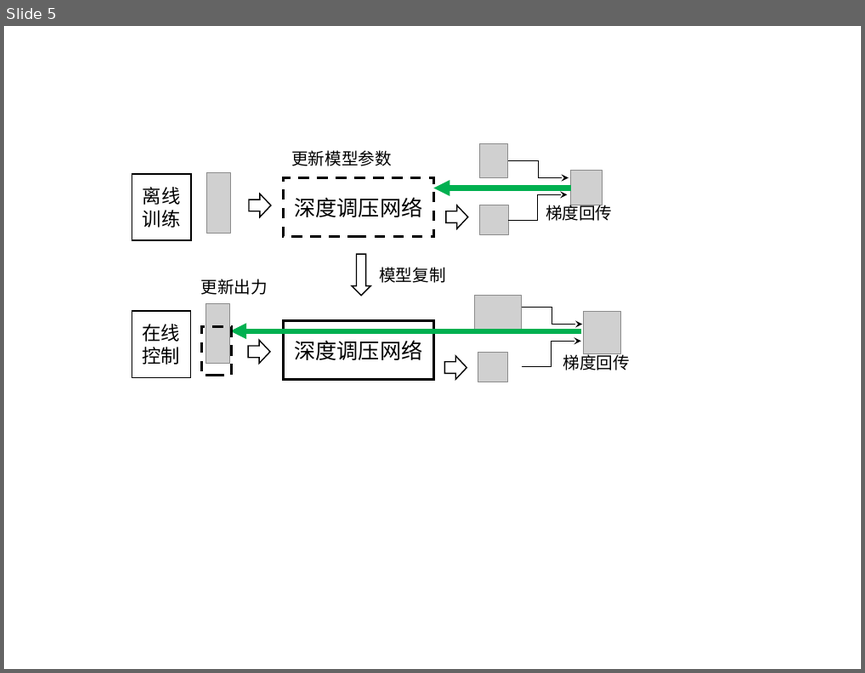
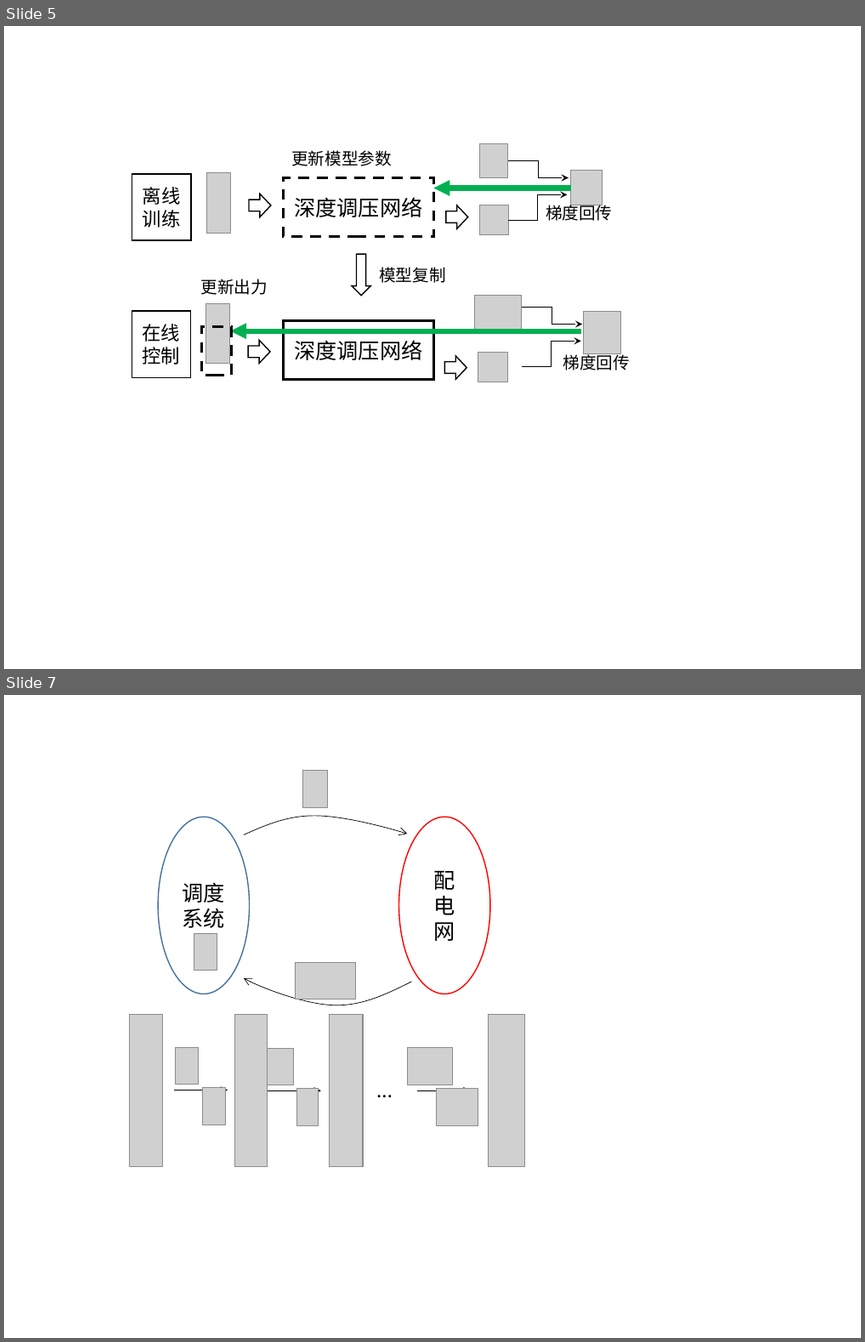
Before and after one commit to zyj0704033/graduate, a slide deck: figures/演示文稿1.pptx. Shown one above the other, each under a label of ours: slide 5 before the commit, slides 5 and 7 after it; the slides between them are not shown. The pictures are 865x673 and 865x1342 pixels, drawn with LibreOffice and Linux fonts; fonts in the diff are those of the drawing; grey boxes stand for pictures. Boxes give left, top, right and bottom in pixels: in the first picture for what was removed or moved away, otherwise in the second. Text is boxed around its words. In the diff, an @@ line names an element or a change of style, - is before the commit and + after.

```diff
--- a/figures/演示文稿1.pptx
+++ b/figures/演示文稿1.pptx
@@ slide 7 added at box(4, 695, 861, 1338), background #FFFFFF @@
@@ group added at box(129, 771, 525, 1166): 13 pictures, 3 arrows, 2 ellipses, 2 freeform shapes, 1 text @@
+调度系统
+配
+电
+网
+…
```
Also in this commit, not shown: 1 other slide added, 1 other file.
